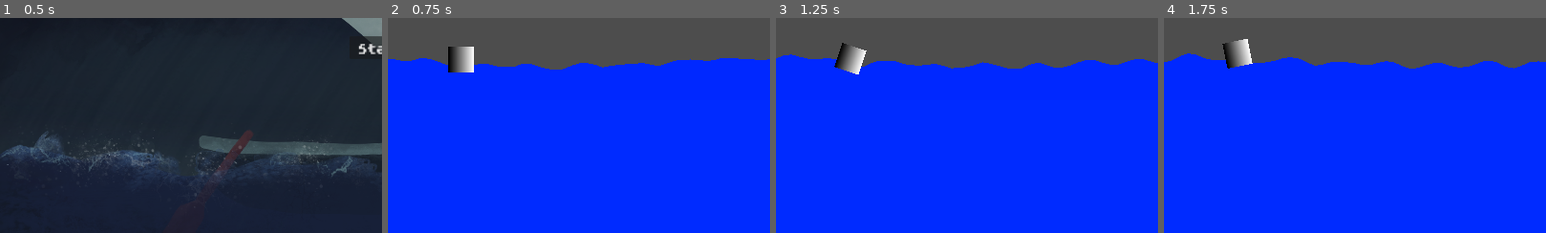
Above: before the commit, frames 1-4 (left to right).
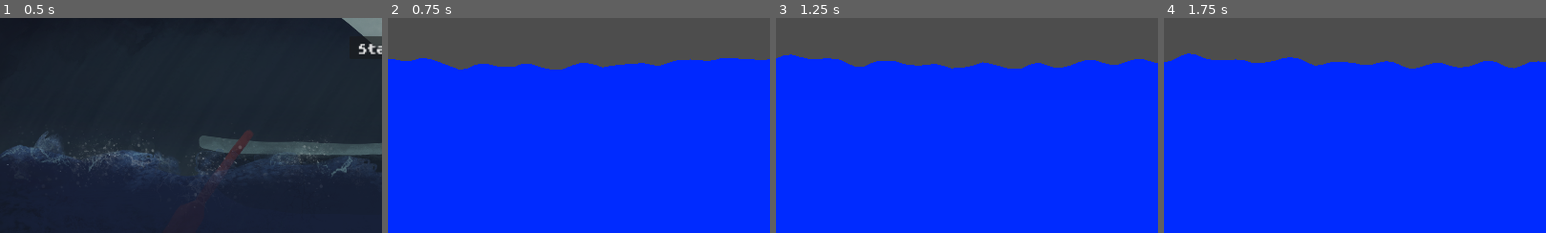
Above: after the commit, the same moments.

Repository: MarianPoirot/Skull-BonesImproved
Game: Godot game, scene res://Scenes/UI/Opening.tscn
Two runs of this game, one before a commit and one after it. Both use one fixed random seed, a clock stepped at 60 frames per second and the inputs below.
Inputs:
- Up to frame 1 (0.5 s): no input
- Up to frame 2 (0.75 s): click "Start" at 0.5 s
- Up to frame 3 (1.25 s): no input
- Up to frame 4 (1.75 s): hold Left (SteerRight) from 1.28 s (still down); hold Space (start) from 1.28 s (still down)
The pictures show only the part of the screen within x 0-50%, y 43-93%; the shares and areas given below are measured in that part.

Frame 1 is identical in both runs. In frame 2, 0.7% of the frame differs, in the area x 15-23%, y 13-26%; in frame 3, 0.7%; in frame 4, 0.7%.

Commit message:
Suppression de la texture gradient

Diff:
--- a/Scenes/Ship/Ship.tscn
+++ b/Scenes/Ship/Ship.tscn
@@ -1,14 +1,9 @@
-[gd_scene load_steps=8 format=3 uid="uid://d20y4dvrxh2j6"]
+[gd_scene load_steps=6 format=3 uid="uid://d20y4dvrxh2j6"]
 
 [ext_resource type="Script" path="res://Scenes/Ship/Ship.gd" id="1_101gj"]
 [ext_resource type="PackedScene" uid="uid://cr0siaupjf3w0" path="res://Scenes/Ship/Anchor.tscn" id="1_iqit5"]
 [ext_resource type="PackedScene" uid="uid://2a2wb1iybd3q" path="res://Scenes/Ship/Oars.tscn" id="2_t2c8q"]
 [ext_resource type="PackedScene" uid="uid://bmtenw5xl5dqa" path="res://Scenes/Ship/Sail.tscn" id="3_0gagc"]
-
-[sub_resource type="Gradient" id="Gradient_aoj42"]
-
-[sub_resource type="GradientTexture2D" id="GradientTexture2D_10v3x"]
-gradient = SubResource("Gradient_aoj42")
 
 [sub_resource type="CircleShape2D" id="CircleShape2D_ru7pq"]
 radius = 4.0
@@ -17,7 +12,6 @@
 script = ExtResource("1_101gj")
 
 [node name="Sprite2D" type="Sprite2D" parent="."]
-texture = SubResource("GradientTexture2D_10v3x")
 
 [node name="CollisionPolygon2D" type="CollisionPolygon2D" parent="."]
 position = Vector2(-5, 0)
